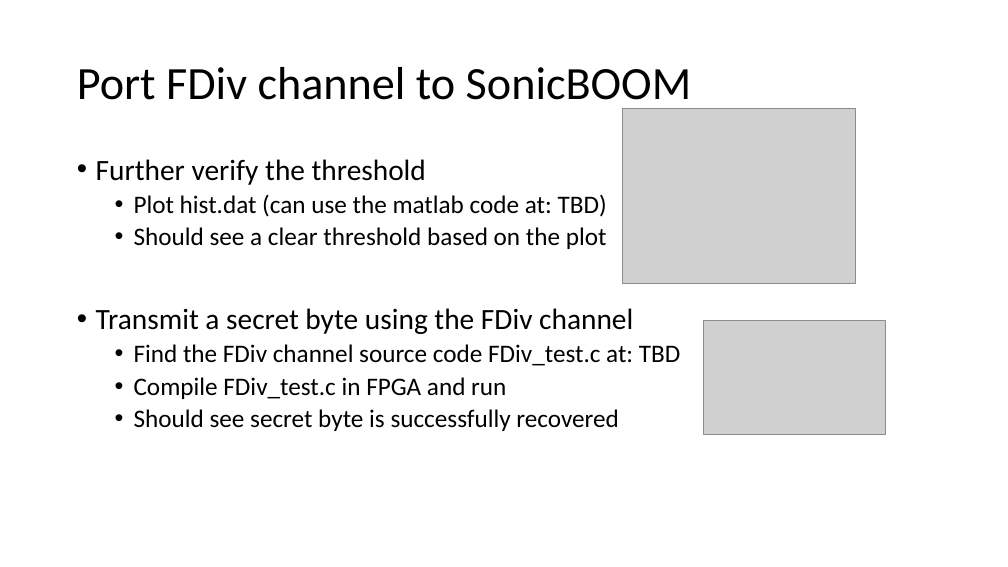
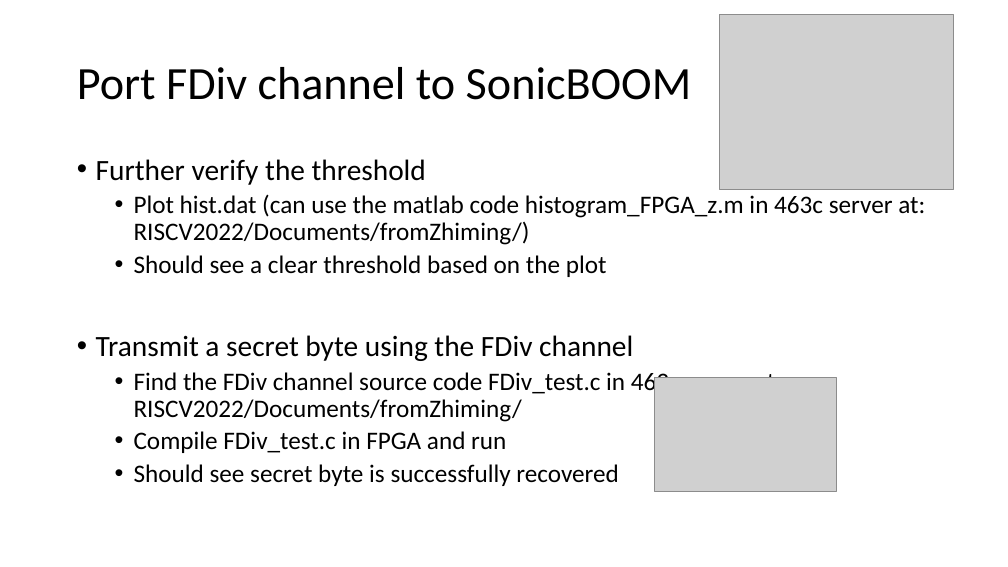
Before and after one commit to zzmzc333/RISCV-Documents, a slide deck: slide 19 of RISC-V Tutorial.pptx. Drawn at 1008x567 pixels with LibreOffice and Linux fonts; fonts in the diff are those of the drawing; grey boxes stand for pictures. Boxes give left, top, right and bottom in pixels: in the first picture for what was removed or moved away, otherwise in the second. Text is boxed around its words. In the diff, an @@ line names an element or a change of style, - is before the commit and + after.

```diff
--- a/RISC-V Tutorial.pptx
+++ b/RISC-V Tutorial.pptx
@@ picture: place and size @@
-picture at (622,108,856,284)
+picture at (719,14,953,190)
@@ text at (134,194,925,245): text changed @@
-  • Plot hist.dat (can use the matlab code at: TBD)
+  • Plot hist.dat (can use the matlab code histogram_FPGA_z.m in 463c server at: RISCV2022/Documents/fromZhiming/)
@@ text at (134,369,782,422): text changed @@
-  • Find the FDiv channel source code FDiv_test.c at: TBD
+  • Find the FDiv channel source code FDiv_test.c in 463c server at: RISCV2022/Documents/fromZhiming/
@@ picture: place and size @@
-picture at (703,321,885,435)
+picture at (655,377,836,492)
```
Also in this commit, not shown: 6 other slides changed.
